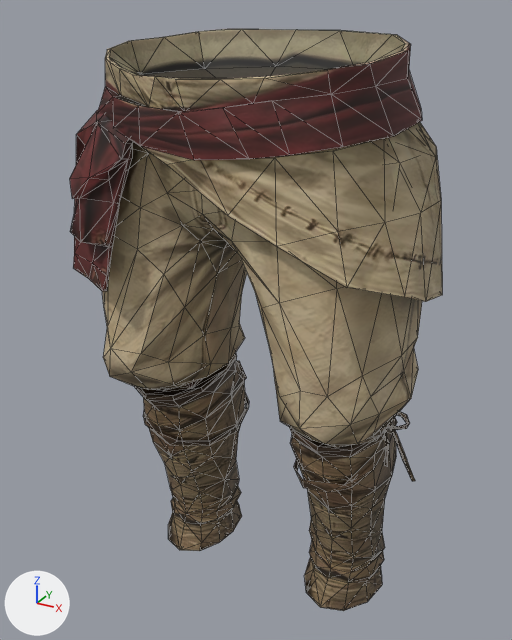
An edit to the glTF model godot-client/assets/actors/native/equipment/humble_frontier_pants_05.glb, drawn before and after from the same camera.
Rendered twice from a 50 mm lens placed at (0.483, -0.845, 1.116), pointed at (-0.006, 0.044, 0.672). Arrows for +X, +Y and +Z are at lower left; the lights stay in place. The first picture is the older version. Mesh edges are drawn as thin lines. Vertices at exactly the same position are counted once.

The scene before the commit, as lines of its bpy script (objects in view):
```python
me_humble_frontier_pants_v = bpy.data.meshes.new('Humble Frontier Pants V')
me_humble_frontier_pants_v.from_pydata(...)  # 841 vertices, 1550 faces; spans x -0.258..0.273, y -0.162..0.228, z 0.184..1.088
me_humble_frontier_pants_v.materials.append(mat_humble_frontier_pants_v_base)  # picture img_image_0
ob_humble_frontier_pants_v = bpy.data.objects.new('Humble Frontier Pants V', me_humble_frontier_pants_v)
ob_humble_frontier_pants_v.location = (0.0, 0.0, 0.0)
```
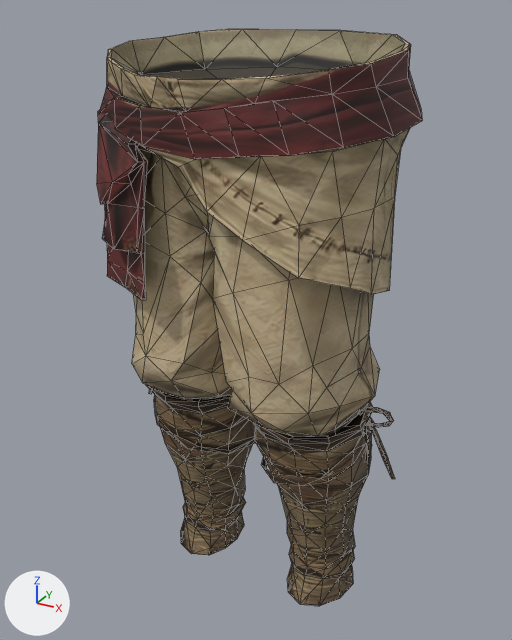
Pixel boxes (x1, y1, x2, y2) of what changed, in the pictures (512 x 640 px; the box of a moved part takes in the faces that stretch with it):
'Humble Frontier Pants V', reshaped (13% narrower)
    before: (70, 29, 442, 611)
    after: (97, 29, 422, 606)
part 1 of me_humble_frontier_pants_v, moved or reshaped
    before: (388, 412, 410, 430)
    after: (360, 407, 394, 427)
part 2 of me_humble_frontier_pants_v, moved or reshaped
    before: (384, 433, 388, 467)
    after: (364, 428, 369, 463)
part 3 of me_humble_frontier_pants_v, moved or reshaped
    before: (70, 30, 442, 611)
    after: (97, 30, 422, 606)

The change, as a diff of the scene's bpy script:
```diff
--- a/godot-client/assets/actors/native/equipment/humble_frontier_pants_05.glb.py
+++ b/godot-client/assets/actors/native/equipment/humble_frontier_pants_05.glb.py
@@ me_humble_frontier_pants_v @@
 # used by ob_humble_frontier_pants_v; location = (0.0, 0.0, 0.0)
-me_humble_frontier_pants_v.from_pydata(...)  # 841 vertices, 1550 faces; spans x -0.258..0.273, y -0.162..0.228, z 0.184..1.088
+me_humble_frontier_pants_v.from_pydata(...)  # 841 vertices, 1550 faces; spans x -0.244..0.23, y -0.159..0.206, z 0.184..1.088
+# me_humble_frontier_pants_v part 1: the loose piece of 32 vertices spanning x 0.202..0.244, y 0.056..0.075, z 0.529..0.564 is multiplied about its middle by the matrix ((1.272, -0.002, 0.024), (0.0, 0.872, 0.0), (0.089, 0.0, 1.012)), then moved by (-0.026, -0.016, 0.005)
+# me_humble_frontier_pants_v part 2: the loose piece of 9 vertices spanning x 0.211..0.227, y 0.03..0.051, z 0.485..0.538 is scaled about its middle by (1.18, 0.876, 0.992), then moved by (-0.028, -0.013, 0.005)
+# me_humble_frontier_pants_v part 3: 733 of 841 vertices moved; they spanned x -0.258..0.273, y -0.162..0.228, z 0.184..1.077 and now span x -0.244..0.23, y -0.159..0.206, z 0.184..1.077; mean shift (-0.003, -0.007, -0.002); largest move (0.092, 0.169, 0.589) -> (0.001, 0.14, 0.585)
+# other edits to the shape of me_humble_frontier_pants_v do not show in these pictures
 me_humble_frontier_pants_v.materials.append(mat_humble_frontier_pants_v_base)
```
